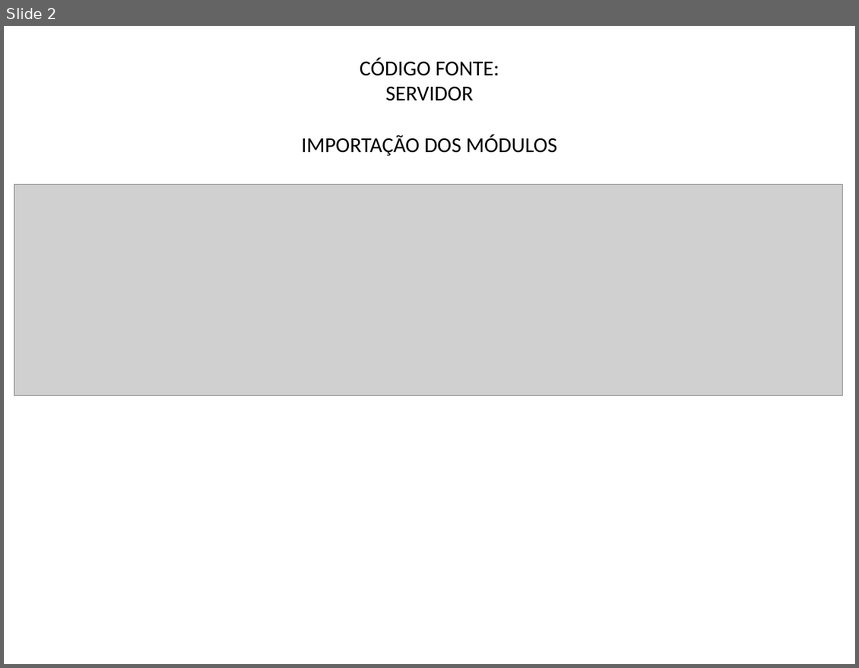
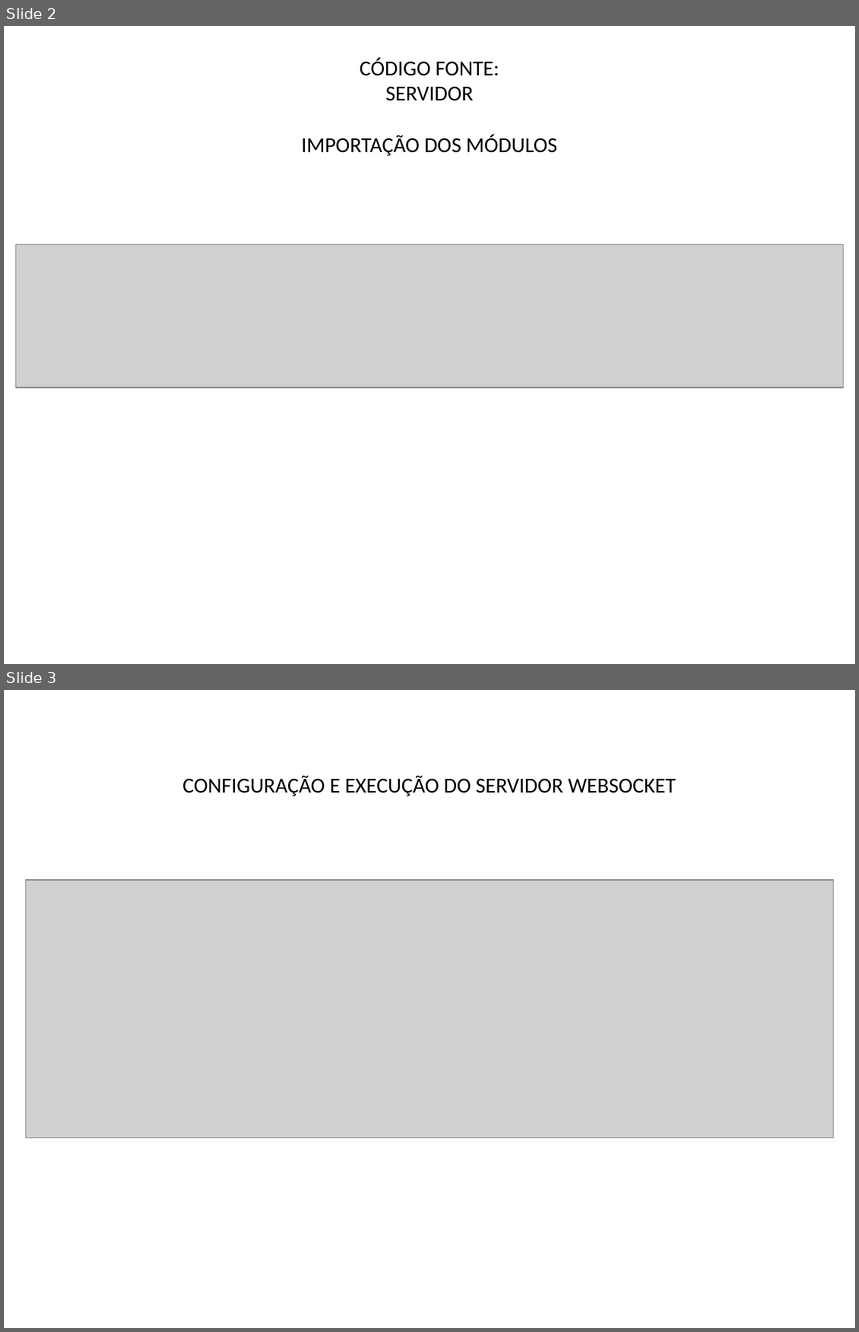
Before and after one commit to Wagner-Amadeus/DSD_websocket, a slide deck: WebSocket_Sis.Academico.pptx. Shown one above the other, each under a label of ours: slide 2 before the commit, slides 2 and 3 after it. The pictures are 859x668 and 859x1332 pixels, drawn with LibreOffice and Linux fonts; fonts in the diff are those of the drawing; grey boxes stand for pictures. Boxes give left, top, right and bottom in pixels: in the first picture for what was removed or moved away, otherwise in the second. Text is boxed around its words. In the diff, an @@ line names an element or a change of style, - is before the commit and + after.

```diff
--- a/WebSocket_Sis.Academico.pptx
+++ b/WebSocket_Sis.Academico.pptx
@@ slide 3 added at box(4, 690, 855, 1328), background #FFFFFF @@
@@ text added at box(183, 775, 676, 796), 18 pt, text #000000 @@
+CONFIGURAÇÃO E EXECUÇÃO DO SERVIDOR WEBSOCKET
@@ picture added at box(25, 880, 834, 1138) @@
@@ slide 2 changed as well @@
@@ picture: place and size @@
-picture at box(14, 184, 842, 396)
+picture at box(16, 245, 843, 388)
```
Also in this commit, not shown: 2 other slides changed, 6 other slides added, 2 other files.
